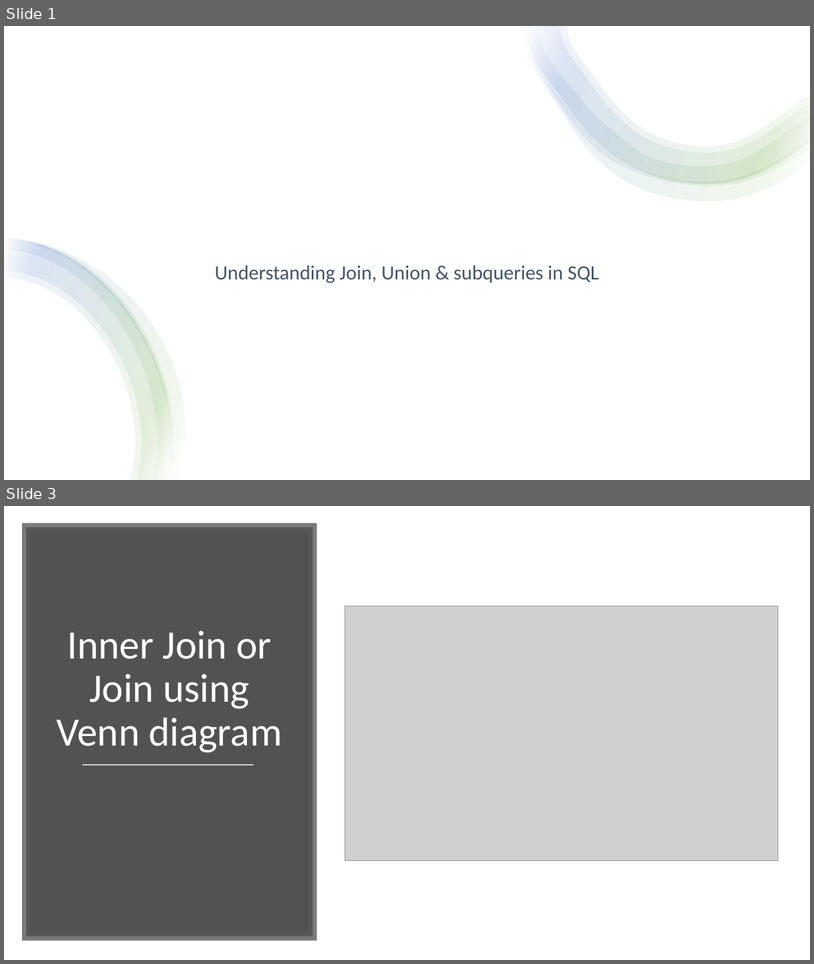
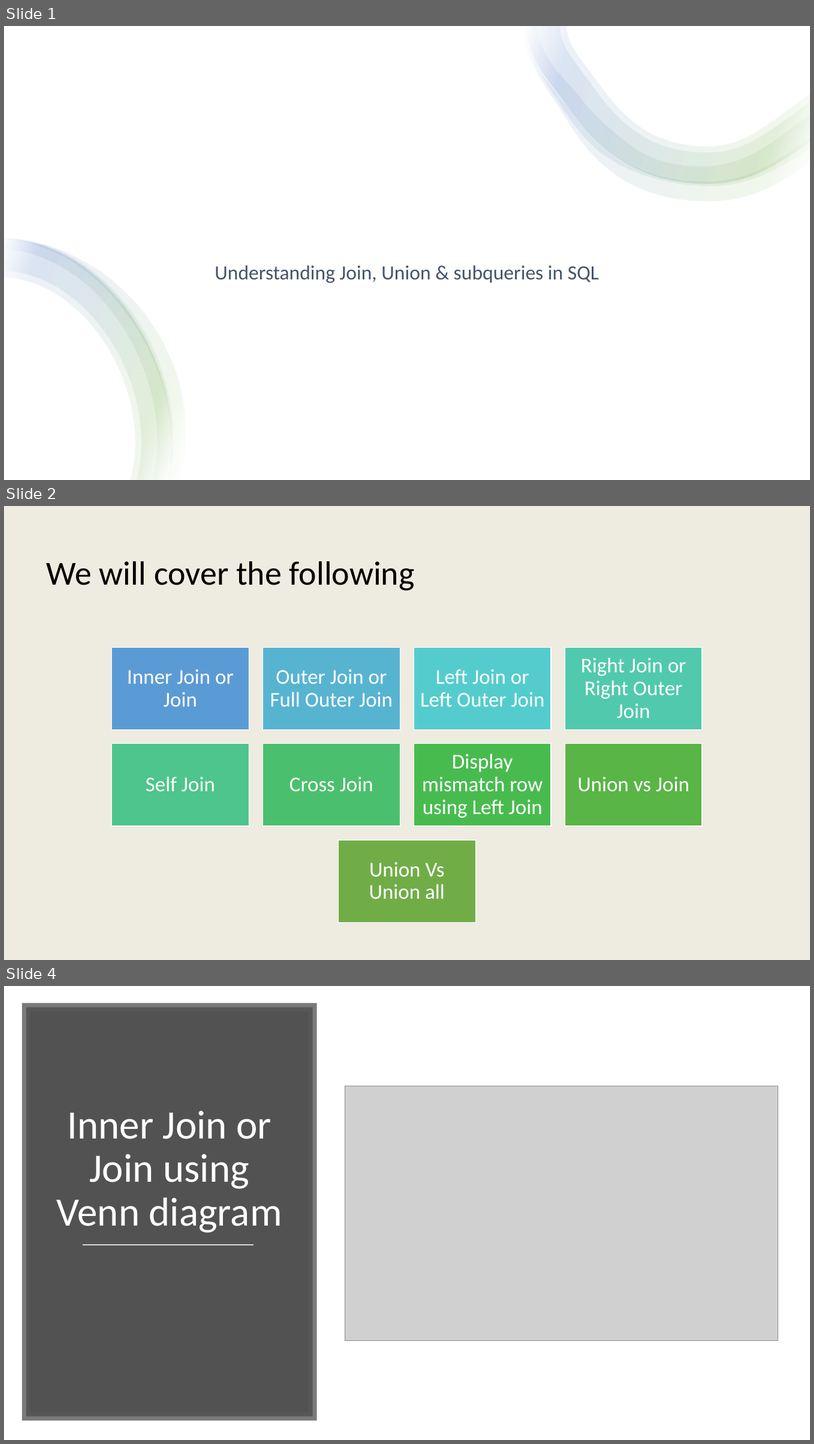
Before and after one commit to akchaudhary57/Job-Ready-Data-Analyst-Course-in-90-Days, a slide deck: DA using SQL/PPT/SQL Join.pptx. Shown one above the other, each under a label of ours: slides 1 and 3 before the commit, slides 1, 2 and 4 after it; the slides between them are not shown. The pictures are 814x964 and 814x1444 pixels, drawn with LibreOffice and Linux fonts; fonts in the diff are those of the drawing; grey boxes stand for pictures. Boxes give left, top, right and bottom in pixels: in the first picture for what was removed or moved away, otherwise in the second. Text is boxed around its words. In the diff, an @@ line names an element or a change of style, - is before the commit and + after.

```diff
--- a/DA using SQL/PPT/SQL Join.pptx
+++ b/DA using SQL/PPT/SQL Join.pptx
@@ slide 2 added at [4, 506, 810, 960], background #FFFFFF @@
@@ rectangle added at [4, 506, 810, 960], fill #F2F2F2 @@
@@ rectangle added at [4, 506, 810, 960], fill #BF9000 at 7% opacity @@
@@ title added at [47, 561, 415, 591], 40 pt, text #000000 @@
+We will cover the following
@@ group added at [111, 647, 703, 922]: 9 rectangles, 9 texts @@
+Inner Join or Join
+Outer Join or Full Outer Join
+Left Join or Left Outer Join
+Right Join or Right Outer Join
+Self Join
+Cross Join
+Display mismatch row using Left Join
+Union vs Join
+Union Vs Union all
@@ what was slide 3 is now slide 4 @@
```
Also in this commit, not shown: 1 slide changed, 2 other slides added, 1 other file.
